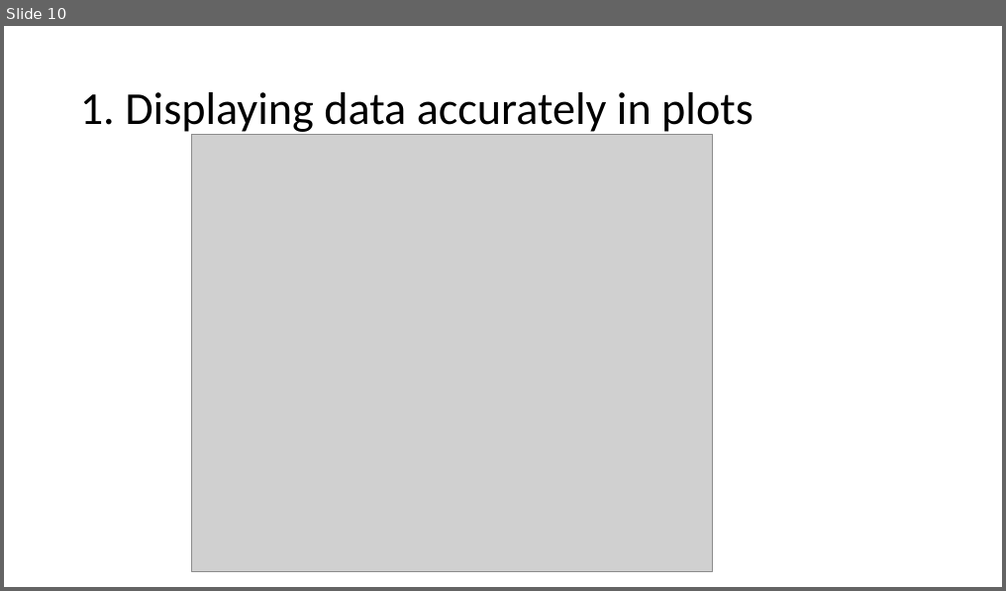
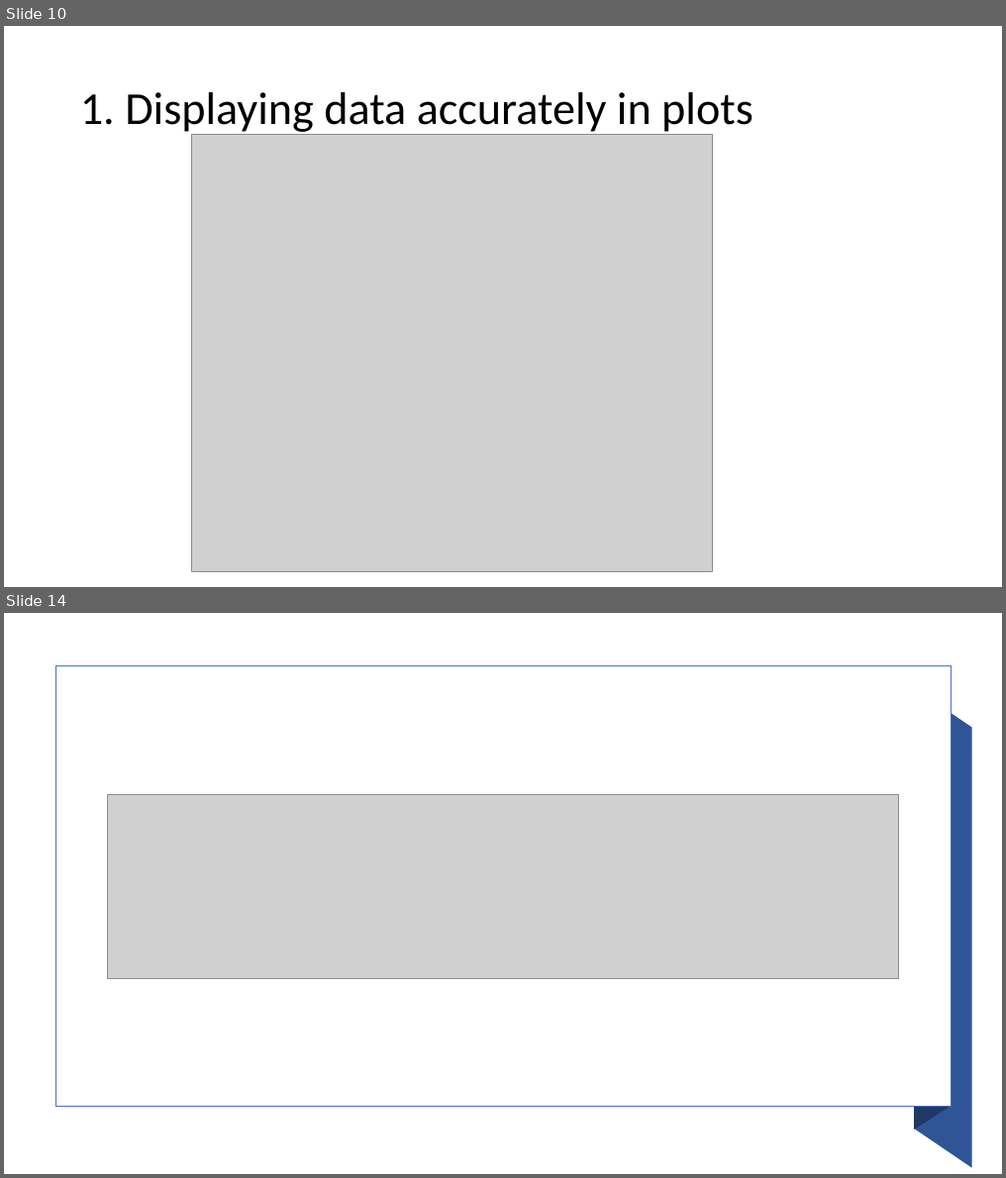
Before and after one commit to apedraza1234/socialfear, a slide deck: class_presentation.pptx. Shown one above the other, each under a label of ours: slide 10 before the commit, slides 10 and 14 after it; the slides between them are not shown. The pictures are 1006x591 and 1006x1178 pixels, drawn with LibreOffice and Linux fonts; fonts in the diff are those of the drawing; grey boxes stand for pictures. Boxes give left, top, right and bottom in pixels: in the first picture for what was removed or moved away, otherwise in the second. Text is boxed around its words. In the diff, an @@ line names an element or a change of style, - is before the commit and + after.

```diff
--- a/class_presentation.pptx
+++ b/class_presentation.pptx
@@ slide 14 added at (x1=4, y1=613, x2=1002, y2=1174), background #FFFFFF @@
@@ rectangle added at (x1=56, y1=665, x2=951, y2=1107), fill #FFFFFF, outline #4472C4 1 pt @@
@@ freeform shape added at (x1=915, y1=665, x2=948, y2=1130), fill #203864 @@
@@ freeform shape added at (x1=915, y1=688, x2=972, y2=1167), fill #2F5597 @@
@@ picture added at (x1=107, y1=794, x2=899, y2=978) @@
```
Also in this commit, not shown: 10 slides changed, 3 other slides added, 1 slide removed, 4 other files.
